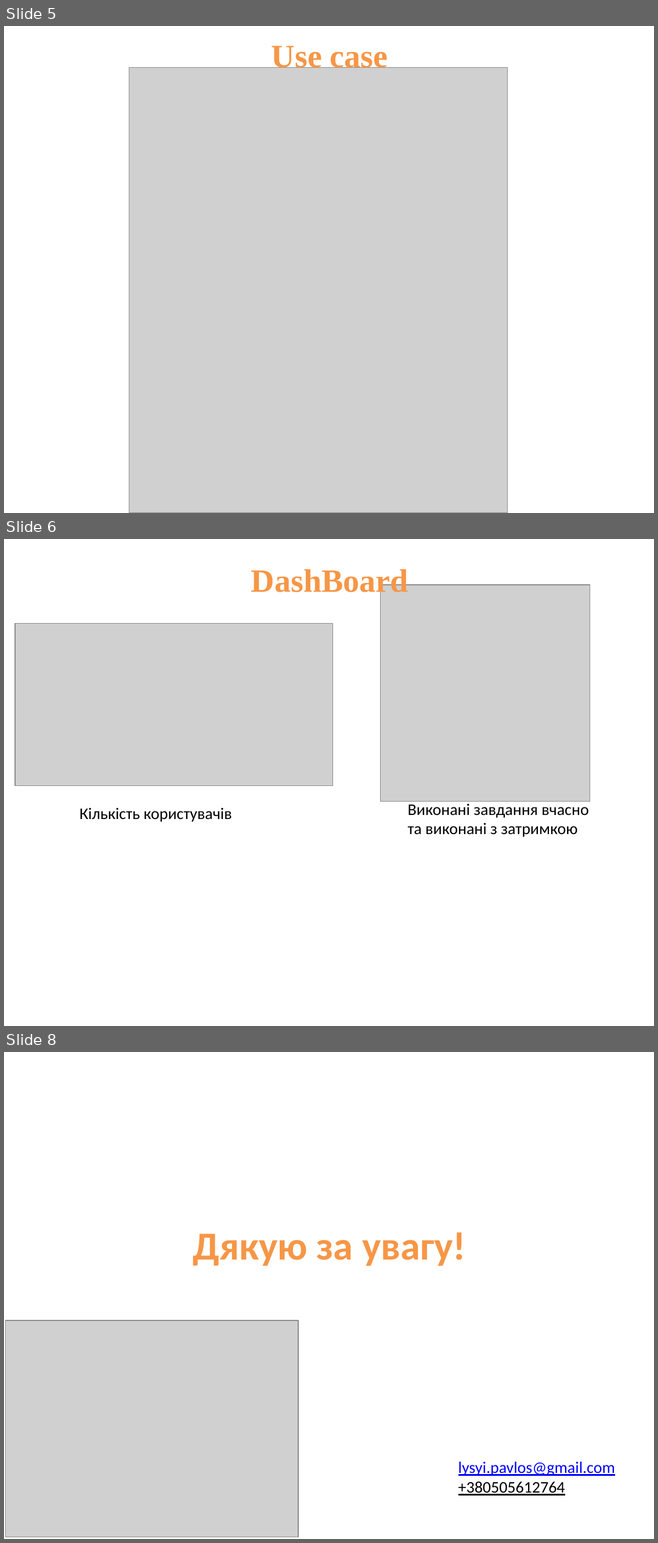
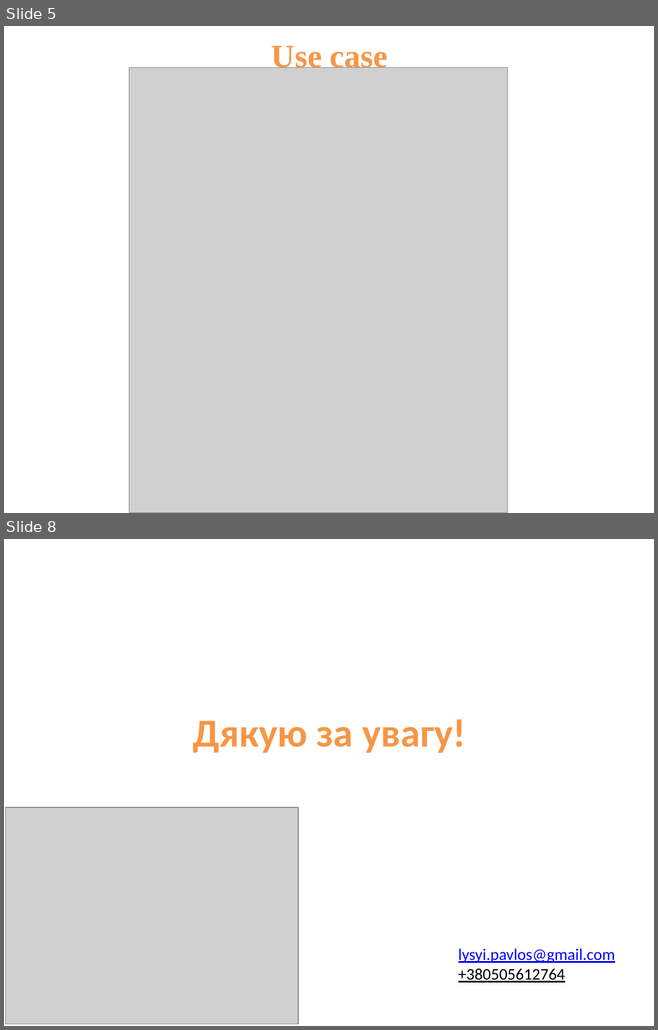
Before and after one commit to PashaLysyi321/information_system, a slide deck: lysyi_pavlos.pptx. Shown one above the other, each under a label of ours: slides 5, 6 and 8 before the commit, slides 5 and 8 after it; the slides between them are not shown. The pictures are 658x1543 and 658x1030 pixels, drawn with LibreOffice and Linux fonts; fonts in the diff are those of the drawing; grey boxes stand for pictures. Boxes give left, top, right and bottom in pixels: in the first picture for what was removed or moved away, otherwise in the second. Text is boxed around its words. In the diff, an @@ line names an element or a change of style, - is before the commit and + after.

```diff
--- a/lysyi_pavlos.pptx
+++ b/lysyi_pavlos.pptx
@@ slide 6 removed at [4, 539, 654, 1026], background #FFFFFF @@
@@ title removed at [251, 569, 408, 598] @@
-DashBoard
@@ picture removed at [380, 585, 590, 802] @@
@@ picture removed at [15, 624, 333, 786] @@
@@ text removed at [79, 808, 232, 822] @@
-Кількість користувачів
@@ text removed at [408, 801, 588, 837] @@
-Виконані завдання вчасно
-та виконані з затримкою
```
Also in this commit, not shown: 3 slides changed, 1 slide added.
